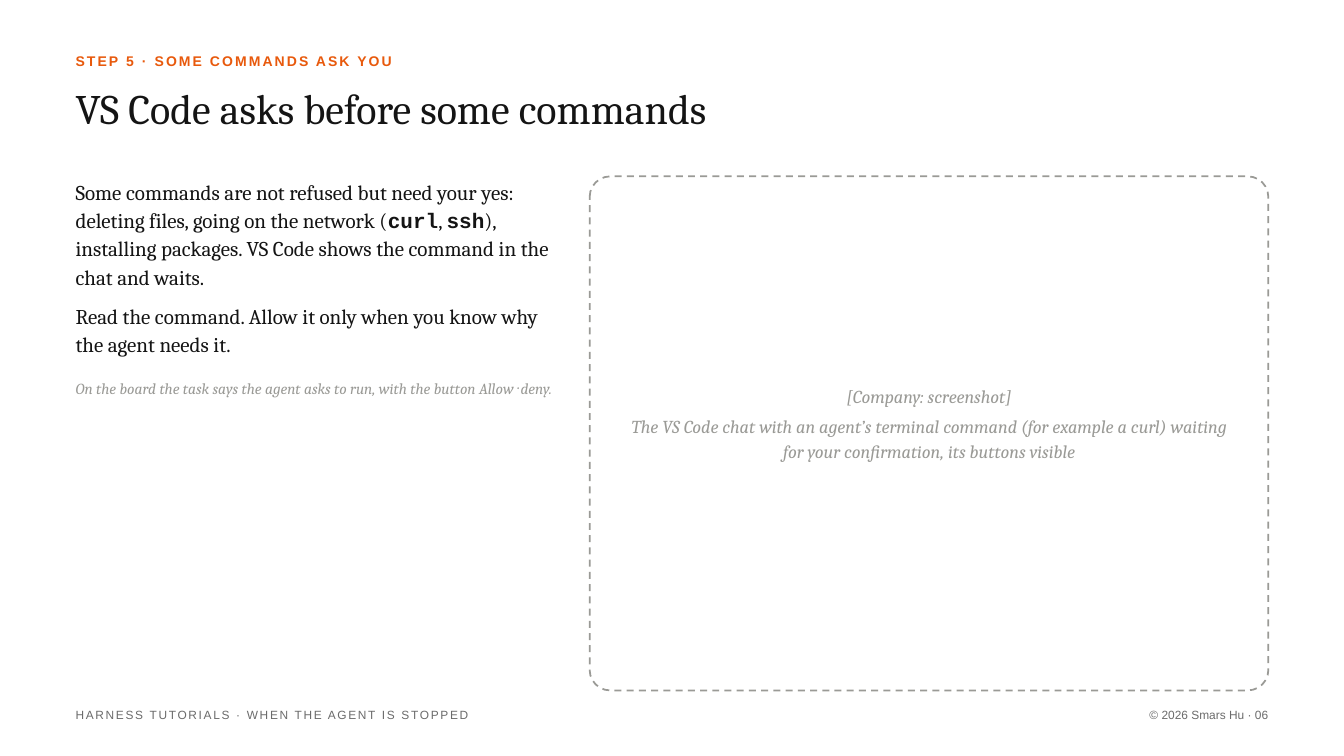
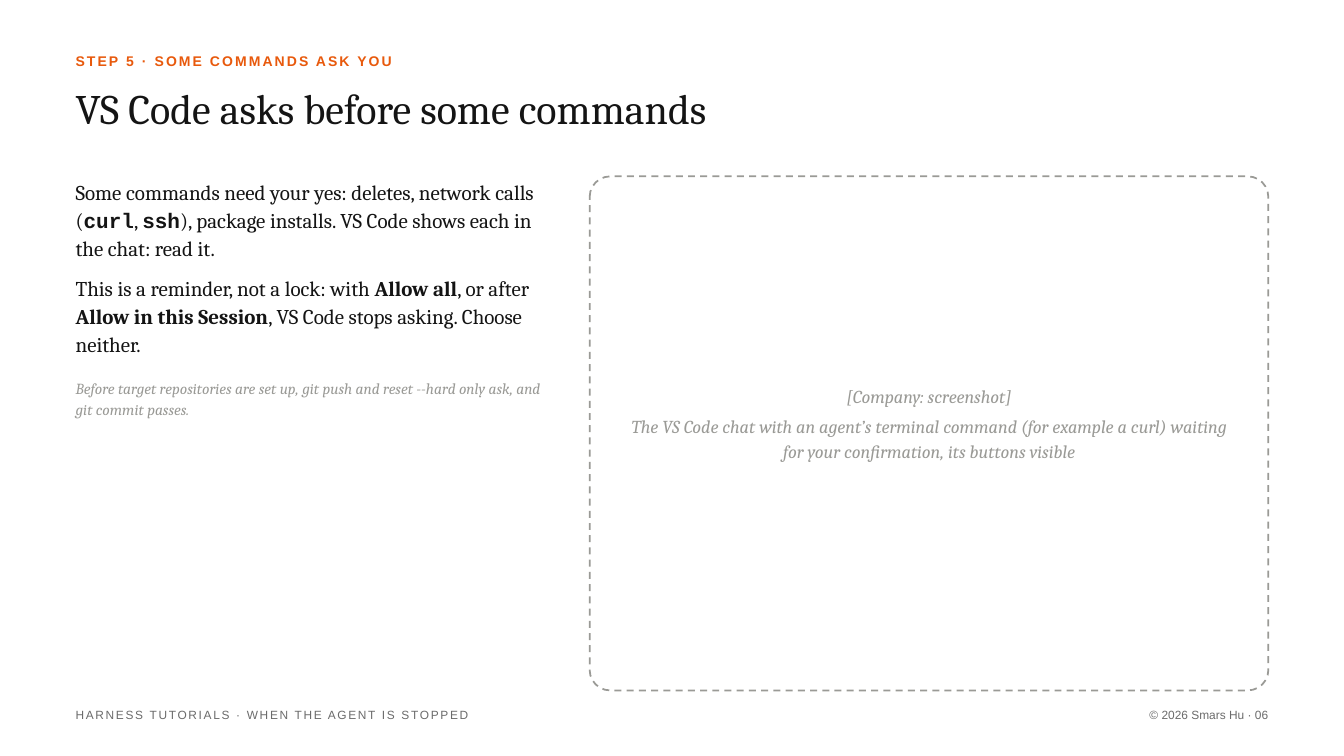
Before and after one commit to Smars-Bin-Hu/ai-exploration, a slide deck: slide 6 of source/tutorials/2_stopped.pptx. Drawn at 1344x756 pixels with LibreOffice and Linux fonts; fonts in the diff are those of the drawing. Boxes give left, top, right and bottom in pixels: in the first picture for what was removed or moved away, otherwise in the second. Text is boxed around its words. In the diff, an @@ line names an element or a change of style, - is before the commit and + after.

```diff
--- a/source/tutorials/2_stopped.pptx
+++ b/source/tutorials/2_stopped.pptx
@@ text at bbox=[76, 185, 533, 353]: text changed @@
-Some commands are not refused but need your yes: deleting files, going on the network (curl, ssh), installing packages. VS Code shows the command in the chat and waits.
-Read the command. Allow it only when you know why the agent needs it.
+Some commands need your yes: deletes, network calls (curl, ssh), package installs. VS Code shows each in the chat: read it.
+This is a reminder, not a lock: with Allow all, or after Allow in this Session, VS Code stops asking. Choose neither.
@@ text at bbox=[76, 383, 540, 418]: text changed @@
-On the board the task says the agent asks to run, with the button Allow · deny.
+Before target repositories are set up, git push and reset --hard only ask, and git commit passes.
```
Also in this commit, not shown: 3 other slides changed, 1 slide added, 2 other files.
